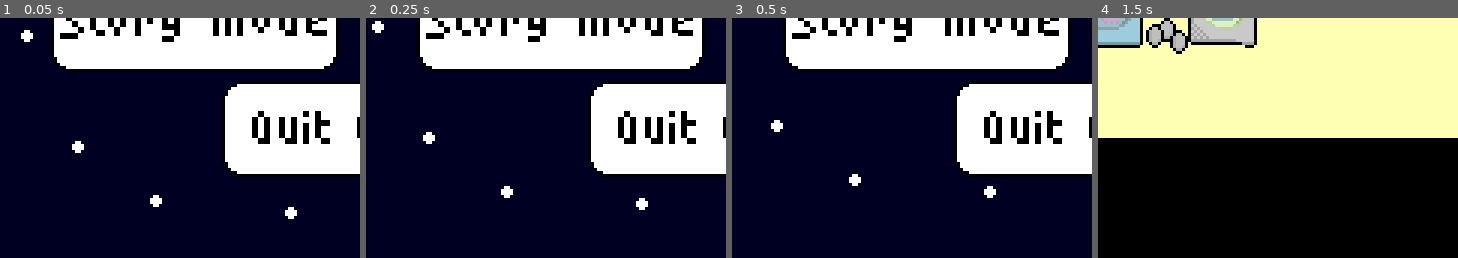
Above: before the commit, frames 1-4 (left to right).
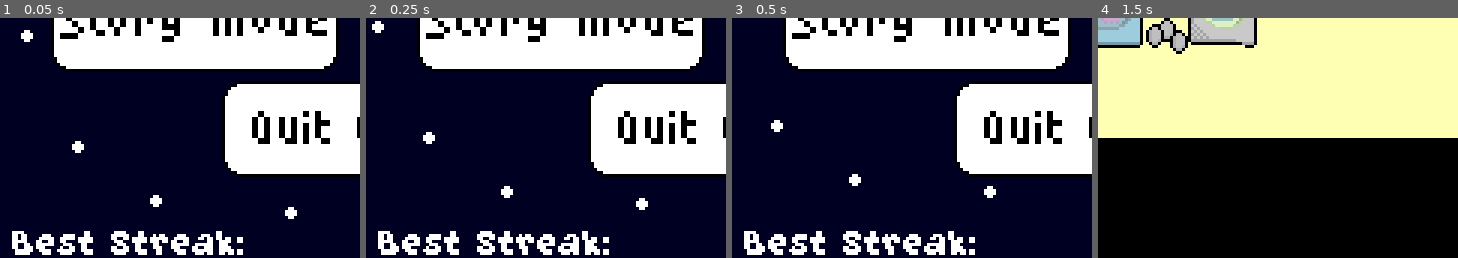
Above: after the commit, the same moments.

Repository: emmetl913/GMTK2024
Game: Godot game, scene res://menus/MainMenu.tscn
Two runs of this game, one before a commit and one after it. Both use one fixed random seed, a clock stepped at 60 frames per second and the inputs below. The engine's default icon, where the game draws it, is replaced by a stand-in: a white triangle on a blue panel in a dark square. Sound files missing from this copy of the repository are replaced by a short silence.
Inputs (mouse positions are % of the whole screen's width and height, from its top left):
- Up to frame 1 (0.05 s): no input
- Up to frame 2 (0.25 s): no input
- Up to frame 3 (0.5 s): no input
- Up to frame 4 (1.5 s): click (27, 51) at 0.5 s; move the mouse to (72, 45) at 1.27 s; hold A (A) from 1.28 s (still down)
The pictures show only the part of the screen within x 0-50%, y 50-100%; the shares and areas given below are measured in that part.

The runs differ from the first frame. In frame 1, 3.1% of the frame differs, in the area x 3-68%, y 88-99%; in frame 2, 3.1%; in frame 3, 3.1%; in frame 4, nothing differs.

Commit message:
Endlessmode difficulty scaling end scren best streak displayed picking game bg and pulling cake invis on start

Diff:
--- a/LoseScreen.gd
+++ b/LoseScreen.gd
@@ -3,12 +3,13 @@
 # Called when the node enters the scene tree for the first time.
 func _ready():
 	Input.set_mouse_mode(Input.MOUSE_MODE_VISIBLE)
-
+	SaveData.load_data()
+	if SaveData.best_streak > 0:
+		$Streak.text = "Best Streak: " + str(SaveData.best_streak)
 	$FadeIn.visible = true
 	$GameOverText.visible = false
 	$MainMenuButton.visible = false
 	$Robot.visible = false
-
 	$AnimationPlayer.play("FadeIn")
 
 # Called every frame. 'delta' is the elapsed time since the previous frame.
--- a/games/PickingGame/PickingGame.gd
+++ b/games/PickingGame/PickingGame.gd
@@ -46,10 +46,13 @@
 	if GlobalVars.game_stage == 0:
 		sprites.append(load("res://assets/sprites/strawberry.png"))
 		sprites.append(load("res://assets/sprites/strawberrybad.png"))
+		$Background.texture = load("res://assets/sprites/BushBG.png")
+		$Background.self_modulate = Color.WHITE
 	if GlobalVars.game_stage == 1:
 		sprites.append(load("res://assets/sprites/helicopter1.png"))
 		sprites.append(load("res://assets/sprites/helicopter3.png"))
-		$Background.self_modulate = Color.DARK_SEA_GREEN
+		$Background.texture = load("res://assets/sprites/cloudBG.png")
+		$Background.self_modulate = Color.WHITE
 	if GlobalVars.game_stage == 2:
 		sprites.append(load("res://assets/sprites/island2.png"))
 		sprites.append(null)
--- a/games/PickingGame/PickingGame.tscn
+++ b/games/PickingGame/PickingGame.tscn
@@ -11,10 +11,8 @@
 spawnCountRandomRange = Vector2(4, 7)
 
 [node name="Background" type="Sprite2D" parent="."]
-self_modulate = Color(0.231373, 0.705882, 0.12549, 1)
 texture_filter = 1
 position = Vector2(120, 80)
-scale = Vector2(0.75, 0.888889)
 texture = ExtResource("2_jafae")
 
 [node name="Cursor" parent="." instance=ExtResource("4_1ktfw")]
--- a/games/PullingGame/PullingGame.tscn
+++ b/games/PullingGame/PullingGame.tscn
@@ -28,6 +28,7 @@
 texture = ExtResource("2_11sv5")
 
 [node name="Cake" type="Sprite2D" parent="."]
+visible = false
 texture_filter = 1
 position = Vector2(113, 77)
 scale = Vector2(0.5, 0.5)
--- a/menus/MainMenu.gd
+++ b/menus/MainMenu.gd
@@ -19,9 +19,12 @@
 		robobakebg.get_node("MainMenuButton").queue_free()
 		var stuffs = robobakebg.get_children()
 		$Stars.visible = false
+		$Streak.text = "Best Streak: " + str(SaveData.best_streak)
 		#for i in stuffs:
 #			if i.z_order:
 	#			i.z_order = -1
+	if SaveData.best_streak > 0:
+		$Streak.text = "Best Streak: " + str(SaveData.best_streak)
 # Called every frame. 'delta' is the elapsed time since the previous frame.
 func _process(delta):
 	pass
--- a/menus/MainMenu.tscn
+++ b/menus/MainMenu.tscn
@@ -11,9 +11,13 @@
 [ext_resource type="Texture2D" uid="uid://b334s1qjpx7gq" path="res://Buttons/Quitbutton.png" id="6_sh78s"]
 [ext_resource type="Texture2D" uid="uid://b4ra04citd15y" path="res://Buttons/QuitbuttonHover.png" id="7_f1gjk"]
 [ext_resource type="AudioStream" uid="uid://cdmtpmso18cgh" path="res://assets/music/FlyingThroughSpace.wav" id="11_bck32"]
+[ext_resource type="FontFile" uid="uid://dy03qa2n13w83" path="res://fonts/GrapeSoda.ttf" id="12_2wr2a"]
 
 [sub_resource type="ShaderMaterial" id="ShaderMaterial_aqxsr"]
 shader = ExtResource("2_kn8lr")
+
+[sub_resource type="LabelSettings" id="LabelSettings_g3bxd"]
+font = ExtResource("12_2wr2a")
 
 [node name="MainMenu" type="Control"]
 layout_mode = 3
@@ -90,6 +94,17 @@
 stream = ExtResource("11_bck32")
 autoplay = true
 
+[node name="Streak" type="Label" parent="."]
+z_index = 1
+texture_filter = 1
+layout_mode = 0
+offset_left = 4.0
+offset_top = 147.0
+offset_right = 87.0
+offset_bottom = 170.0
+text = "Best Streak: "
+label_settings = SubResource("LabelSettings_g3bxd")
+
 [connection signal="pressed" from="Start" to="." method="_on_start_pressed"]
 [connection signal="pressed" from="Endless" to="." method="_on_endless_pressed"]
 [connection signal="pressed" from="Exit" to="." method="_on_exit_pressed"]
--- a/menus/lose_screen.tscn
+++ b/menus/lose_screen.tscn
@@ -247,6 +247,9 @@
 "ShowRobot": SubResource("Animation_37ljm")
 }
 
+[sub_resource type="LabelSettings" id="LabelSettings_n7svu"]
+font = ExtResource("2_cxea2")
+
 [node name="LoseScreen" type="Node2D"]
 script = ExtResource("1_qlw3j")
 
@@ -308,5 +311,14 @@
 "": SubResource("AnimationLibrary_pipbs")
 }
 
+[node name="Streak" type="Label" parent="."]
+z_index = 1
+texture_filter = 1
+offset_left = 4.0
+offset_top = 147.0
+offset_right = 87.0
+offset_bottom = 170.0
+label_settings = SubResource("LabelSettings_n7svu")
+
 [connection signal="pressed" from="MainMenuButton" to="." method="_on_main_menu_button_pressed"]
 [connection signal="animation_finished" from="AnimationPlayer" to="." method="_on_animation_player_animation_finished"]
--- a/worlds/MicroGamePlayer.gd
+++ b/worlds/MicroGamePlayer.gd
@@ -91,7 +91,15 @@
 	if gameID != 2 and gameID != 5  and gameID != 6:
 		Input.set_mouse_mode(Input.MOUSE_MODE_VISIBLE)
 	$TimerGraphic.visible = true
-	$GameTimer.wait_time = game_inst.getTimer(game_phase)
+	if !GlobalVars.is_endless:
+		$GameTimer.wait_time = game_inst.getTimer(game_phase)
+	else:
+		if gameID == 8:
+			$GameTimer.wait_time = game_inst.getTimer(game_phase)
+		elif total_wins + total_losses > 0:
+			$GameTimer.wait_time = game_inst.getTimer(game_phase - (total_wins+total_losses)/5)
+		else:
+			$GameTimer.wait_time = game_inst.getTimer(game_phase)
 	$DirectionMessage/Label.text = game_inst.directionMessage
 
 	#Set up direction animation
@@ -158,7 +166,8 @@
 		win()
 
 	#if rounds completed is a multiple of 11, show cinematic
-	if ((total_wins + total_losses) % 11 == 0):
+
+	if ((total_wins + total_losses) % 11 == 0) and !GlobalVars.is_endless:
 		showCinematic()
 	else:
 		enter_cutscene()
@@ -172,7 +181,6 @@
 	#Changes scene to win screen
 	if !GlobalVars.is_endless:
 		SaveData.beat_story_mode = true
-		SaveData.save(0)
 	get_tree().change_scene_to_file("res://worlds/RobotBakesTheEarth.tscn")
 
 func showCinematic():
@@ -250,7 +258,10 @@
 
 		#Start new game
 		if GlobalVars.is_endless:
+			GlobalVars.game_stage = randi_range(0,2)
+			SaveData.save(total_wins + total_losses)
 			startGame(randi_range(0, gameScenes.size()-1))
+
 		elif not GlobalVars.is_endless:
 			if game_ind < gameScenes.size()-1:
 				game_ind += 1
Binary file added: assets/sprites/BushBG.png
Not shown, added: assets/sprites/BushBG.png.import
Binary file added: assets/sprites/cloudBG.png
Not shown, added: assets/sprites/cloudBG.png.import
Not shown: 1 places in menus/MainMenu.tscn that only renumber resources
Not shown: 1 places in menus/lose_screen.tscn that only renumber resources
